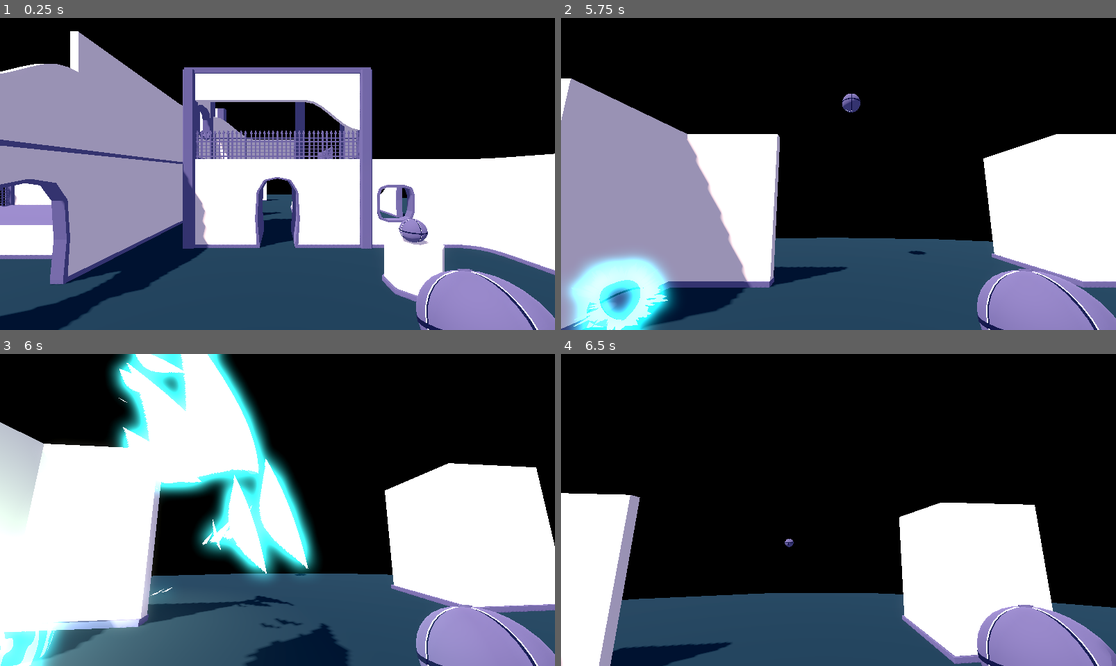
Above: before the commit, frames 1-4 (two rows, left to right).
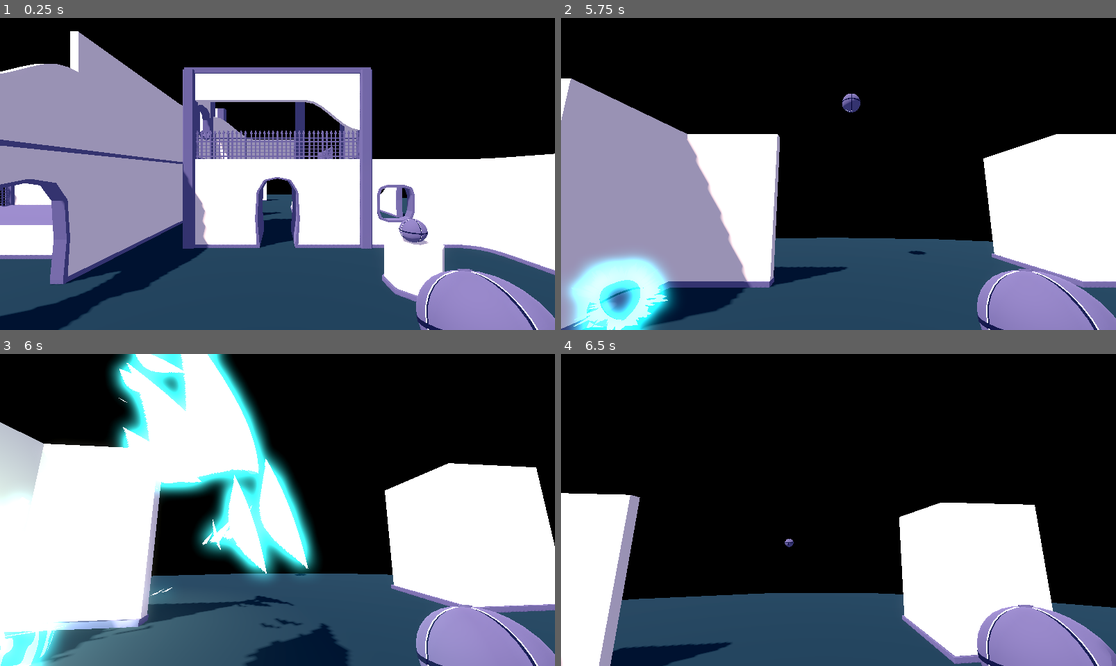
Above: after the commit, the same moments.

Repository: CANSLP/vfx-suite
Game: Godot game, scene res://scenes/test_scene.tscn
Same seed, same stepped clock (60 frames per second), same inputs: the game is played once before the commit and once after it.
Inputs (mouse positions are in pixels of both pictures, inside the frame that each line leads up to):
- Up to frame 1 (0.25 s): no input
- Up to frame 2 (5.75 s): tap Enter at 0.5 s; move the mouse to (810, 236) at 0.52 s; press the mouse at (810, 236) at 0.53 s; hold W (forward) 0.53-2.78 s; tap Space (jump) at 0.77, 1.52, 3.02, 3.77, 4.52 s; move the mouse to (877, 177) at 1.27 s; release the mouse at (877, 177) at 1.28 s; tap Shift (crouch) at 1.35 s; move the mouse to (794, 170) at 2.02 s; hold Ctrl (run) 2.03-2.78 s; move the mouse to (844, 174) at 2.77 s; hold A (leftward) 2.78-3.53 s; click (844, 174) at 2.85 s; move the mouse to (816, 167) at 3.52 s; hold Shift (crouch) 3.53-4.28 s; hold W (forward) from 3.53 s (still down); move the mouse to (866, 174) at 4.27 s; tap Ctrl (run) at 4.35 s; move the mouse to (810, 174) at 5.02 s; press the mouse at (810, 174) at 5.03 s
- Up to frame 3 (6 s): move the mouse to (288, 503) at 5.77 s; release W (forward) at 5.78 s; release the mouse at (288, 503) at 5.78 s; hold D (rightward) from 5.78 s (still down); tap Shift (crouch) at 5.85 s
- Up to frame 4 (6.5 s): keep holding D (rightward); tap Space (jump) at 6.02 s

Frames 1-2 are identical in both runs. In frame 3, 0.4% of the frame differs, in the area x 0-28%, y 44-100%; in frame 4, nothing differs.

Commit message:
bomb rays

Diff:
--- a/assets/shaders/bomb_rays.gdshader
+++ b/assets/shaders/bomb_rays.gdshader
@@ -1,5 +1,6 @@
 shader_type spatial;
 render_mode unshaded, cull_disabled;
+uniform vec3 color;
 
 void vertex() {
 	// Called for every vertex the material is visible on.
@@ -7,9 +8,14 @@
 
 void fragment() {
 	float t = COLOR.x;
-	if(t<0.01){
+	float y = (t+UV.y)-1.0;
+	float x = (1.0-t)-abs(UV.x-0.5);
+	float v = min(x-y,y);
+	if(v<0.0){
 		discard;
 	}
+	float brightness = (1.0+t)*1.5;
+	ALBEDO = color*brightness;
 }
 
 //void light() {
--- a/classes/fx/bomb_explosion.tscn
+++ b/classes/fx/bomb_explosion.tscn
@@ -58,9 +58,10 @@
 [sub_resource type="ShaderMaterial" id="ShaderMaterial_082g5"]
 render_priority = 0
 shader = ExtResource("5_yrocg")
+shader_parameter/color = Vector3(0.5, 1, 1)
 
 [sub_resource type="QuadMesh" id="QuadMesh_rtvev"]
-size = Vector2(0.1, 1)
+size = Vector2(0.1, 2)
 
 [sub_resource type="Gradient" id="Gradient_0kesd"]
 
@@ -107,7 +108,7 @@
 amount = 32
 lifetime = 0.25
 one_shot = true
-explosiveness = 0.95
+explosiveness = 0.9
 mesh = SubResource("QuadMesh_rtvev")
 emission_shape = 2
 emission_sphere_radius = 2.0
--- a/scripts/bomb_explosion.gd
+++ b/scripts/bomb_explosion.gd
@@ -20,6 +20,7 @@
 	$blast.global_rotation = Vector3(0,0,0)
 
 	$smoke.emitting = true
+	$rays.emitting = true
 
 
 # Called every frame. 'delta' is the elapsed time since the previous frame.
